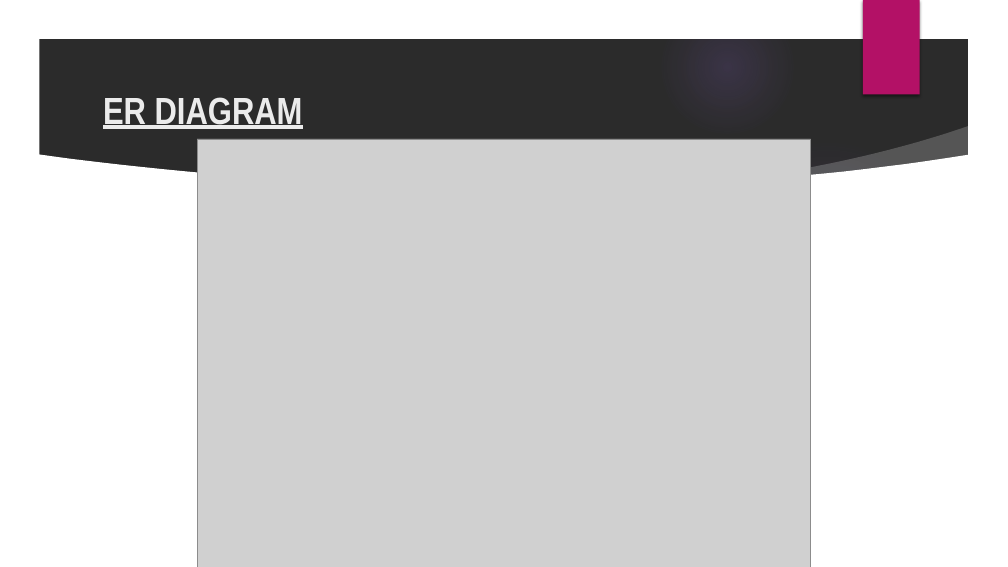
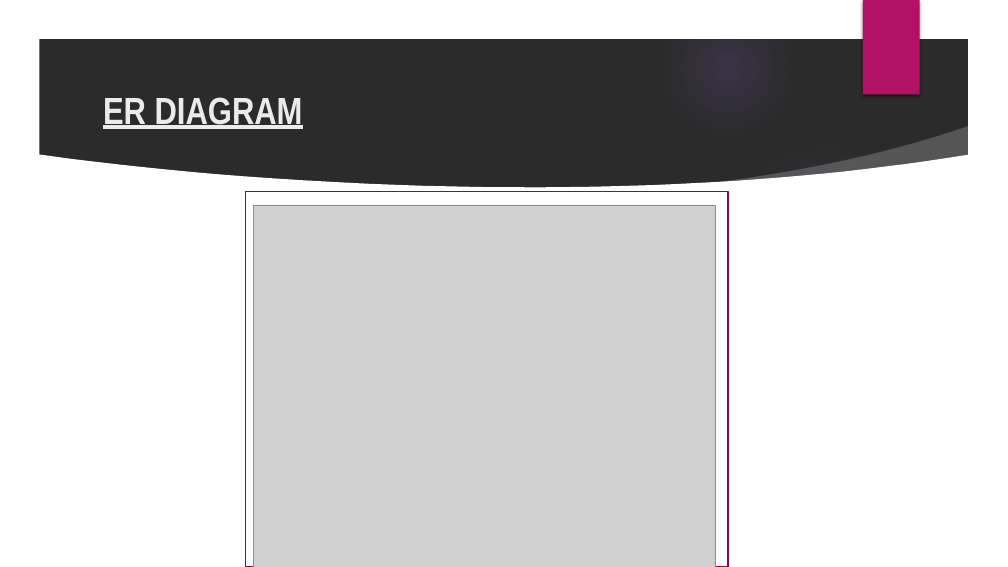
Before and after one commit to goreshankar14/AviationInstrumentManagementSystem, a slide deck: slide 8 of PPT.pptx (slide 6 before the commit). Drawn at 1008x567 pixels with LibreOffice and Linux fonts; fonts in the diff are those of the drawing; grey boxes stand for pictures; background and template pictures are left out; a plain dark background stands for a picture behind light text. Boxes give left, top, right and bottom in pixels: in the first picture for what was removed or moved away, otherwise in the second. Text is boxed around its words. In the diff, an @@ line names an element or a change of style, - is before the commit and + after.

```diff
--- a/PPT.pptx
+++ b/PPT.pptx
@@ rectangle added at bbox=[246, 192, 728, 567], outline #840D4B 1.5 pt @@
@@ picture: place and size @@
-picture at bbox=[197, 139, 811, 567]
+picture at bbox=[253, 205, 715, 567]
```
Also in this commit, not shown: 4 other slides changed, 5 slides added, 1 slide removed.
